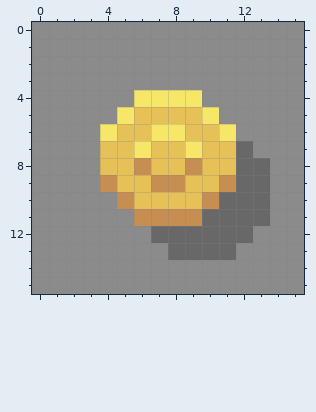
Pixel-art file, stored at Assets/Art/UI/Icons/Item Icons/Coin Icon.aseprite. Above is the file before it was changed.
16x16 pixels, 1 frame. Colours within 5 levels of each other are drawn and written as one.
Now the later version:
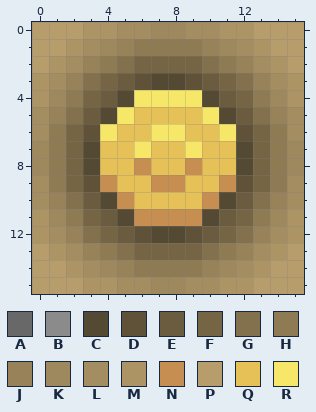
Palette (. is transparent): A #686868  B #8b8b8b  C #544932  D #5f5238  E #6b5c3f  F #756545  G #83704d  H #8e7a53  J #978259  K #9e885d  L #a48d60  M #ac9465  N #c78e52  P #b69d6b  Q #e6c157  R #f7e768
The edit:
layer "Black" added
layer "Shadow" removed
Changed rows in their new state; - is an unchanged pixel.
Layers "Black", "Background":
first column x 0:
 0 PPPMMLLKKLLMMPPP
 1 PPMLKJHHHHJKLMPP
 2 PMLJHGFFFFGHJLMP
 3 MLJGFEDCCDEFGJLM
 4 MKHFEC----CEFHKM
 5 LJGEC------CEGJL
 6 LHFD--------DFHL
 7 KHFC--------CFHK
 8 KHFC--------CFHK
 9 LHFD--------DFHL
10 LJGEC------CEGJL
11 MKHFEC----CEFHKM
12 MLJGFEDCCDEFGJLM
13 PMLJHGFFFFGHJLMP
14 PPMLKJHHHHJKLMPP
15 PPPMMLLKKLLMMPPP
Changed places in both pictures, as pixel boxes (x1, y1, x2, y2):
changed: (32, 22, 304, 294)
